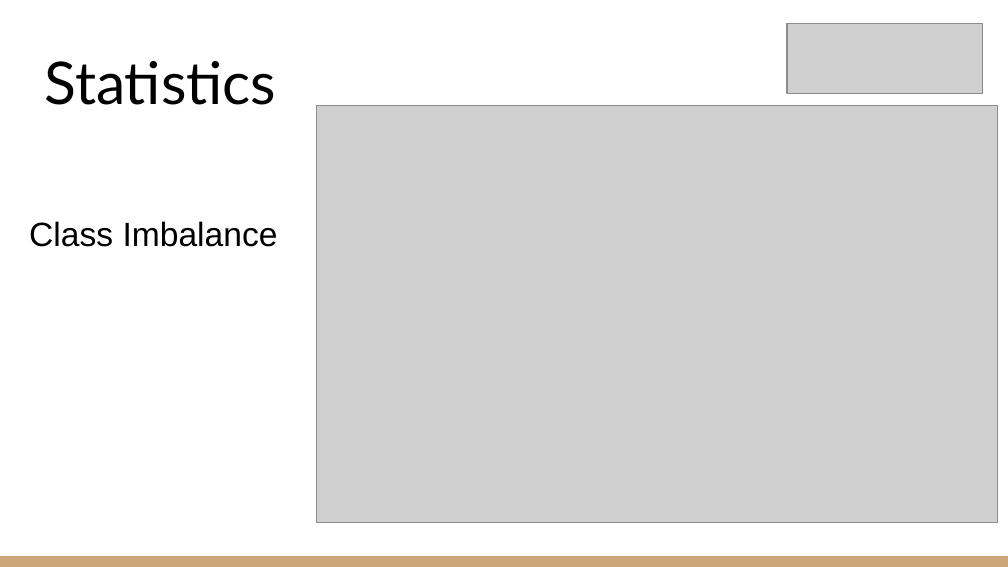
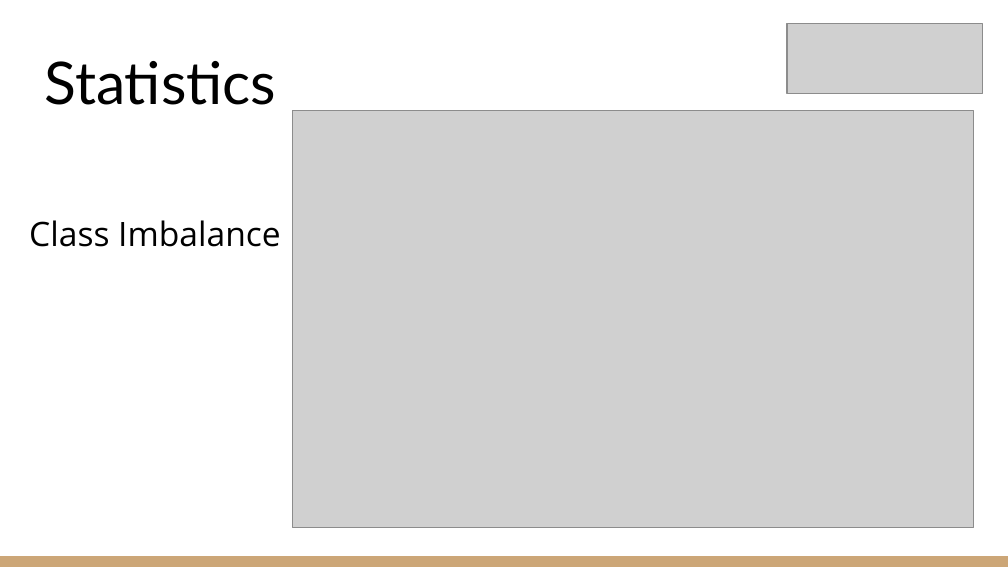
Before and after one commit to DarKenW/HoneyBadgerCoding, a slide deck: slide 11 of Project/Jigsaw Comments Classification.pptx (slide 7 before the commit). Drawn at 1008x567 pixels with LibreOffice and Linux fonts; fonts in the diff are those of the drawing; grey boxes stand for pictures. Boxes give left, top, right and bottom in pixels: in the first picture for what was removed or moved away, otherwise in the second. Text is boxed around its words. In the diff, an @@ line names an element or a change of style, - is before the commit and + after.

```diff
--- a/Project/Jigsaw Comments Classification.pptx
+++ b/Project/Jigsaw Comments Classification.pptx
@@ picture: place and size @@
-picture at [317,106,998,522]
+picture at [292,111,974,527]
@@ text "Class Imbalance" at [29,220,280,247]: font Arial to Open Sans @@
```
Also in this commit, not shown: 7 other slides changed, 9 slides added, 7 slides removed, 4 other files.
